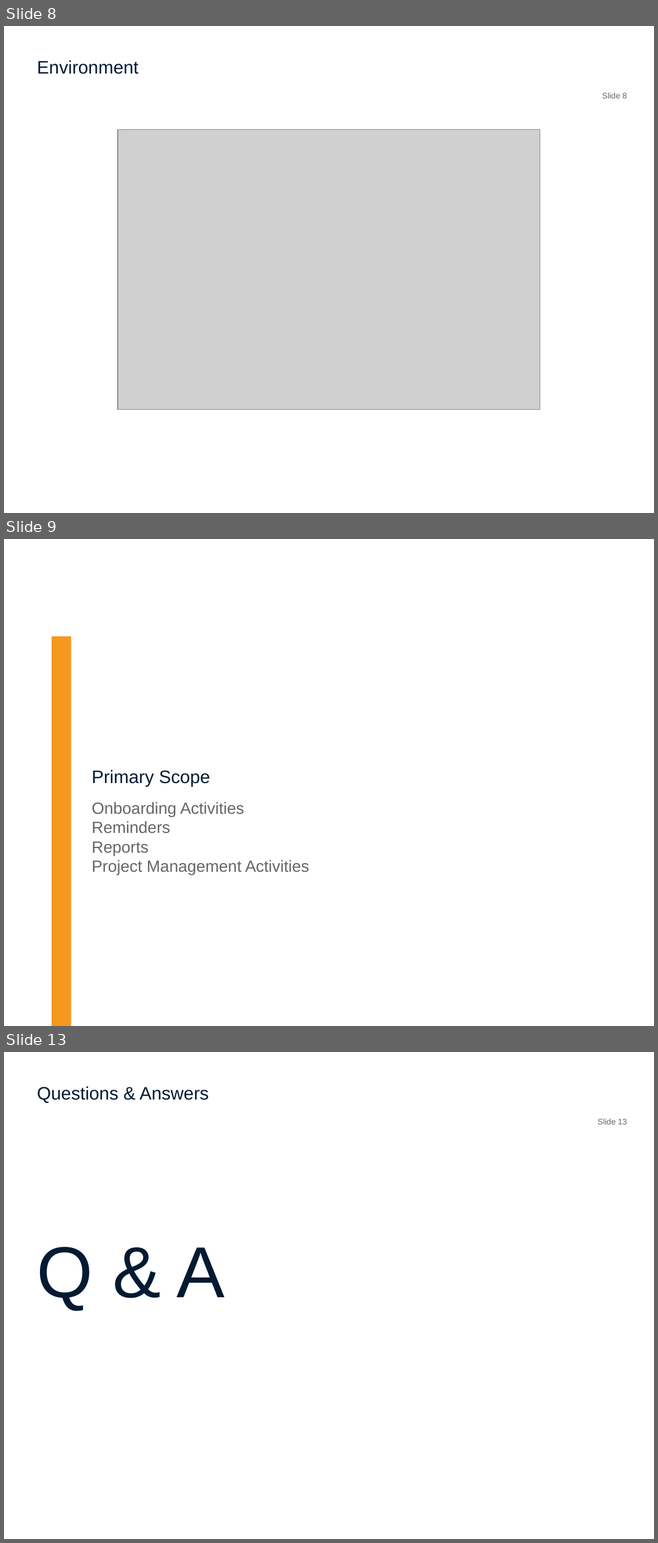
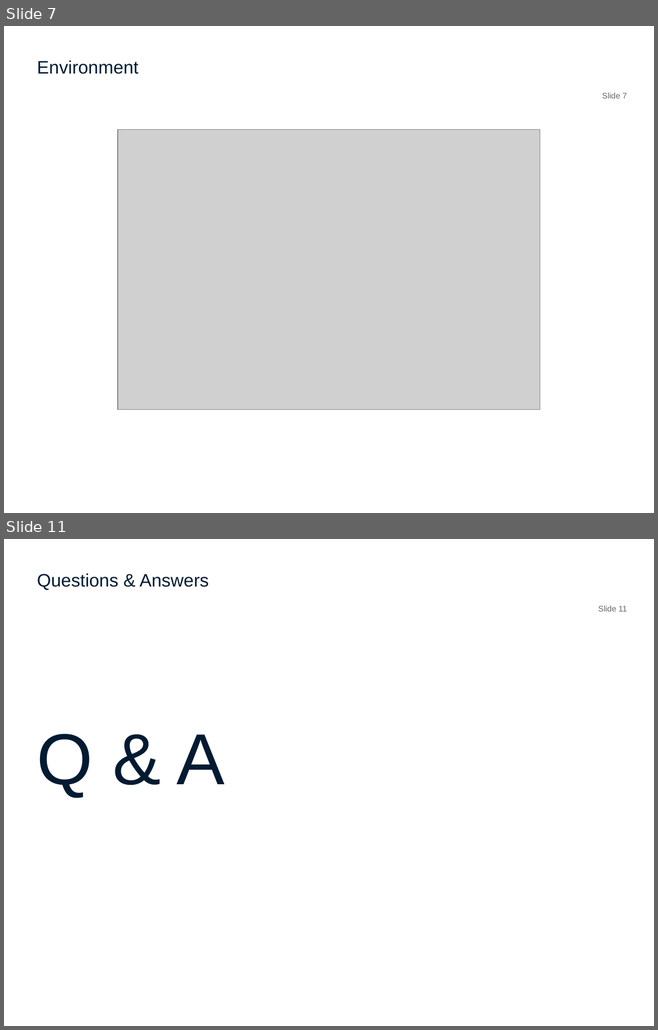
Before and after one commit to syedmehdifaraz/CateringService, a slide deck: Inception/CateringServices_InceptionPresentation_v1.pptx. Shown one above the other, each under a label of ours: slides 8, 9 and 13 before the commit, slides 7 and 11 after it; the slides between them are not shown. The pictures are 658x1543 and 658x1030 pixels, drawn with LibreOffice and Linux fonts; fonts in the diff are those of the drawing; grey boxes stand for pictures; background and template pictures are left out. Boxes give left, top, right and bottom in pixels: in the first picture for what was removed or moved away, otherwise in the second. Text is boxed around its words. In the diff, an @@ line names an element or a change of style, - is before the commit and + after.

```diff
--- a/Inception/CateringServices_InceptionPresentation_v1.pptx
+++ b/Inception/CateringServices_InceptionPresentation_v1.pptx
@@ slide 9 removed at (x1=4, y1=539, x2=654, y2=1026), background picture (left out) @@
@@ rectangle removed at (x1=52, y1=636, x2=71, y2=1026) @@
@@ title removed at (x1=92, y1=770, x2=210, y2=787) @@
-Primary Scope
@@ subtitle removed at (x1=92, y1=802, x2=309, y2=875) @@
-Onboarding Activities
-Reminders
-Reports
-Project Management Activities
@@ what was slide 8 is now slide 7 @@
@@ page number at (x1=602, y1=93, x2=627, y2=98): text changed @@
-Slide 8
+Slide 7
@@ what was slide 13 is now slide 11 @@
@@ page number at (x1=598, y1=606, x2=627, y2=611): text changed @@
-Slide 13
+Slide 11
```
Also in this commit, not shown: 6 slides changed, 1 other slide removed.
